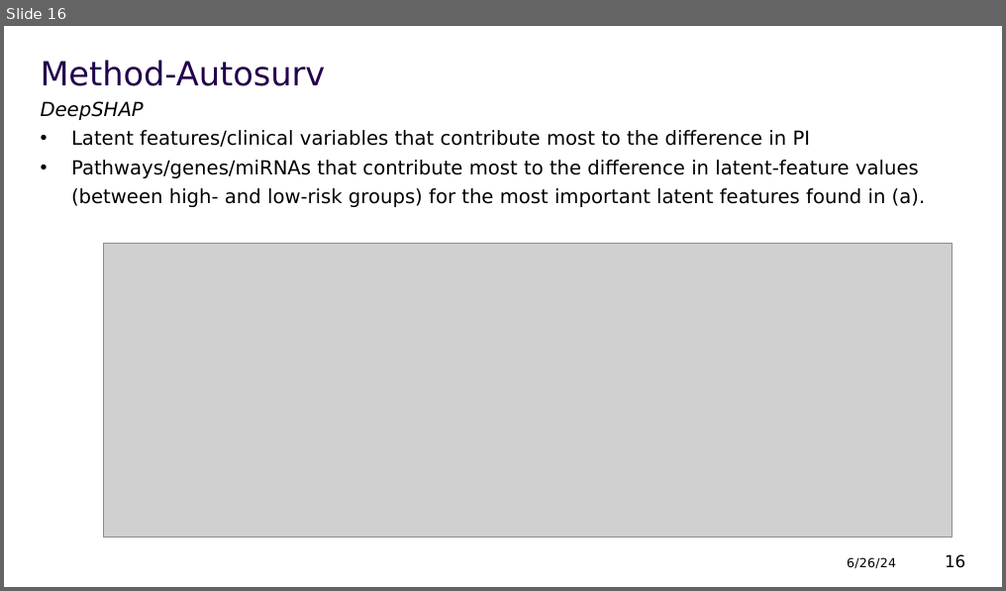
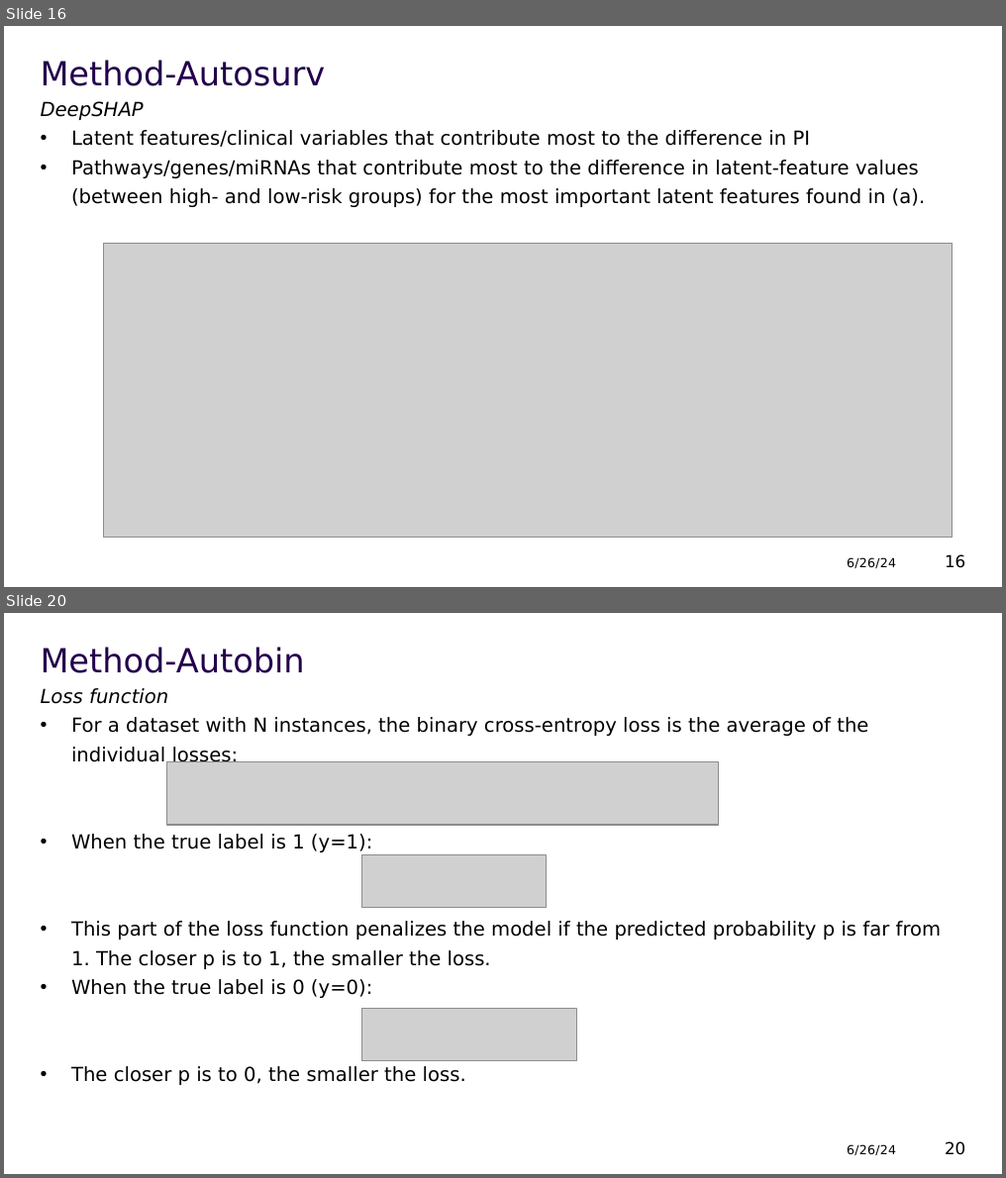
Before and after one commit to ywu39393/Autosurv, a slide deck: Summary/Summary.pptx. Shown one above the other, each under a label of ours: slide 16 before the commit, slides 16 and 20 after it; the slides between them are not shown. The pictures are 1006x591 and 1006x1178 pixels, drawn with LibreOffice and Linux fonts; fonts in the diff are those of the drawing; grey boxes stand for pictures; background and template pictures are left out. Boxes give left, top, right and bottom in pixels: in the first picture for what was removed or moved away, otherwise in the second. Text is boxed around its words. In the diff, an @@ line names an element or a change of style, - is before the commit and + after.

Commit message:
update autobin

```diff
--- a/Summary/Summary.pptx
+++ b/Summary/Summary.pptx
@@ slide 20 added at [4,613,1002,1174], background #FFFFFF @@
@@ title added at [41,647,305,673], 24 pt, text #23004C @@
+Method-Autobin
@@ text added at [41,688,168,704], 14 pt, text #000000, italic @@
+Loss function
@@ text added at [71,717,942,1085], 14 pt, text #000000 @@
+• For a dataset with N instances, the binary cross-entropy loss is the average of the individual losses:
+• When the true label is 1 (y=1):
+• This part of the loss function penalizes the model if the predicted probability p is far from 1. The closer p is to 1, the smaller the loss.
+• When the true label is 0 (y=0):
+• The closer p is to 0, the smaller the loss.
@@ picture added at [167,762,720,826] @@
@@ picture added at [362,856,546,907] @@
@@ picture added at [362,1008,577,1060] @@
@@ text added at [846,1145,896,1156], 9 pt, text #000000 @@
+6/26/24
@@ page number added at [944,1142,965,1156], 12 pt, text #000000 @@
+20
```
Also in this commit, not shown: 1 slide changed, 4 other slides added, 2 other files.
